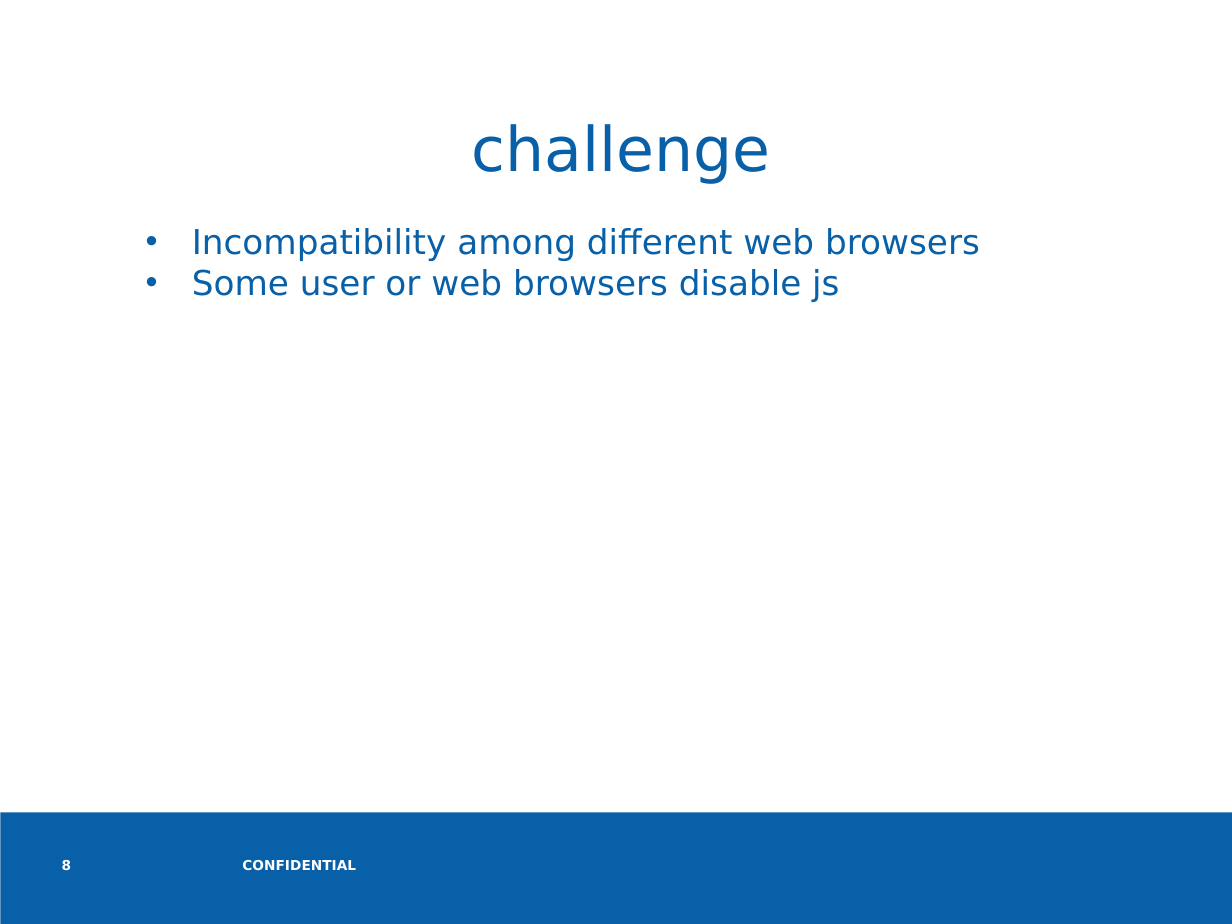
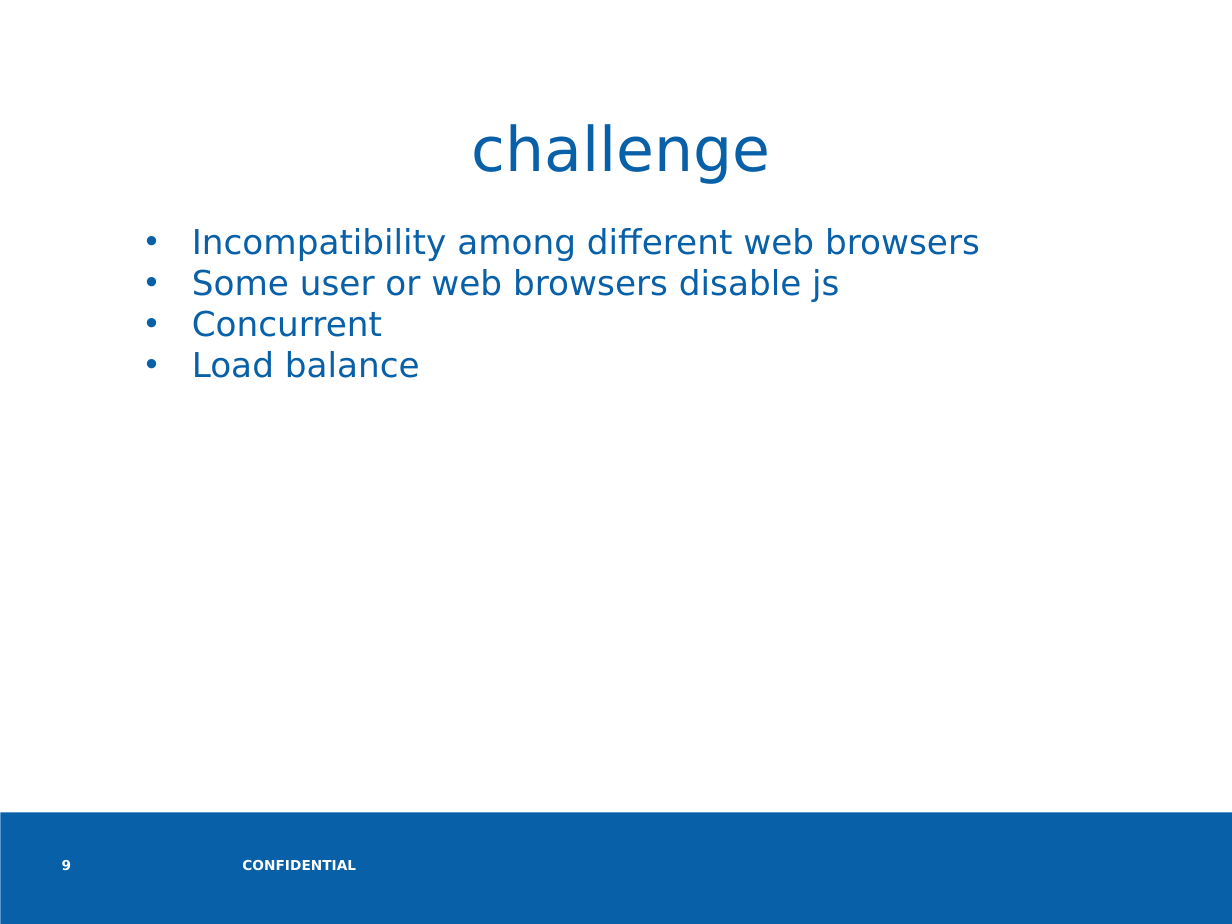
Before and after one commit to zhengyuxin/UBMS-Web, a slide deck: slide 9 of Docs/intel ppt template.ppt (slide 8 before the commit). Drawn at 1232x924 pixels with LibreOffice and Linux fonts; fonts in the diff are those of the drawing; background and template pictures are left out. Boxes give left, top, right and bottom in pixels: in the first picture for what was removed or moved away, otherwise in the second. Text is boxed around its words. In the diff, an @@ line names an element or a change of style, - is before the commit and + after.

```diff
--- a/Docs/intel ppt template.ppt
+++ b/Docs/intel ppt template.ppt
@@ text at box(192, 310, 420, 378): paragraphs added @@
+• Concurrent
+• Load balance
```
Also in this commit, not shown: 4 other slides changed, 1 slide added, 16 other files.
